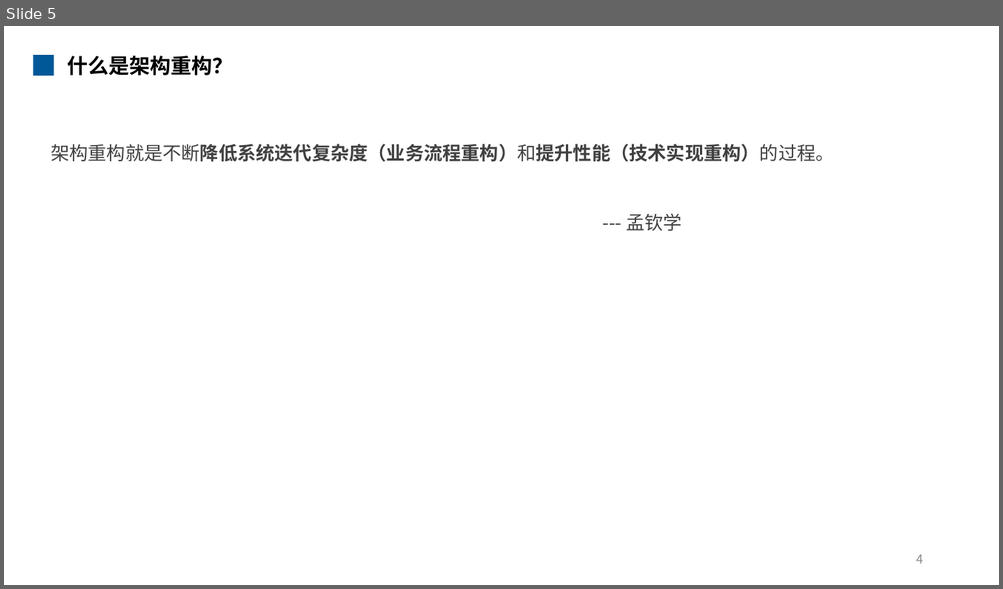
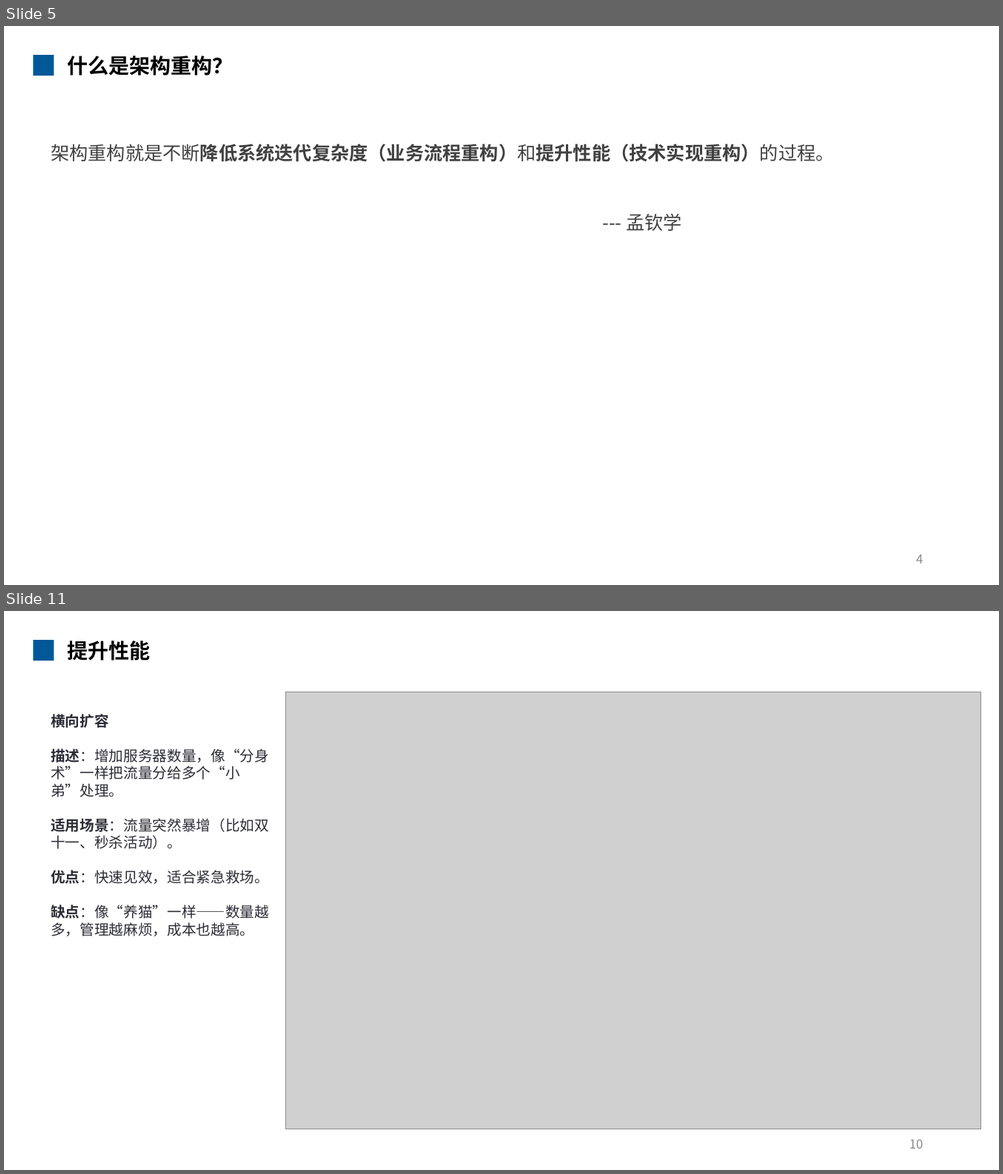
Before and after one commit to mengqinxue/KBase, a slide deck: 02_Architecture/Presentations/知识分享 - 架构重构.pptx. Shown one above the other, each under a label of ours: slide 5 before the commit, slides 5 and 11 after it; the slides between them are not shown. The pictures are 1003x589 and 1003x1174 pixels, drawn with LibreOffice and Linux fonts; fonts in the diff are those of the drawing; grey boxes stand for pictures. Boxes give left, top, right and bottom in pixels: in the first picture for what was removed or moved away, otherwise in the second. Text is boxed around its words. In the diff, an @@ line names an element or a change of style, - is before the commit and + after.

```diff
--- a/02_Architecture/Presentations/知识分享 - 架构重构.pptx
+++ b/02_Architecture/Presentations/知识分享 - 架构重构.pptx
@@ slide 11 added at [4,611,999,1170], background #FFFFFF @@
@@ rectangle added at [33,640,54,661], fill #005898 @@
@@ text added at [67,641,150,661], 20 pt, text #000000, bold @@
+提升性能
@@ picture added at [286,692,982,1130] @@
@@ text added at [51,714,269,937], 14 pt, text #2C2C36 @@
+横向扩容
+描述：增加服务器数量，像“分身术”一样把流量分给多个“小弟”处理。
+适用场景：流量突然暴增（比如双十一、秒杀活动）。
+优点：快速见效，适合紧急救场。
+缺点：像“养猫”一样——数量越多，管理越麻烦，成本也越高。
@@ page number added at [909,1139,923,1149], 12 pt, text #898989 @@
+10
```
Also in this commit, not shown: 6 slides changed, 7 other slides added, 2 slides removed.
